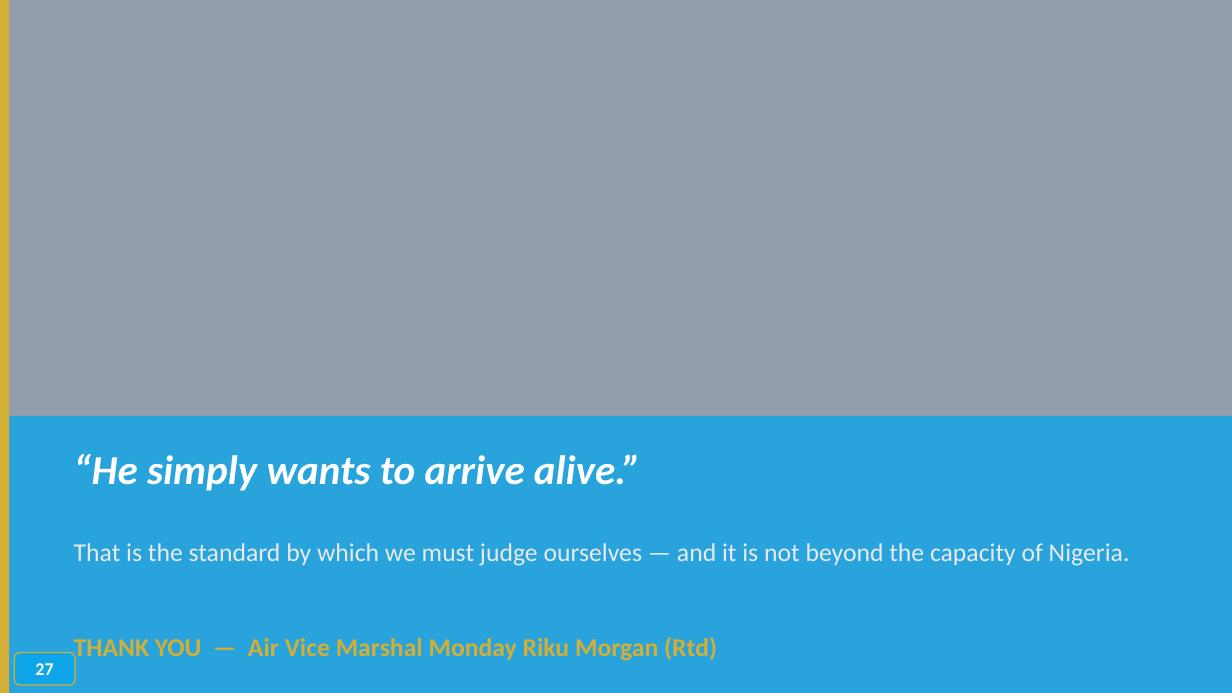
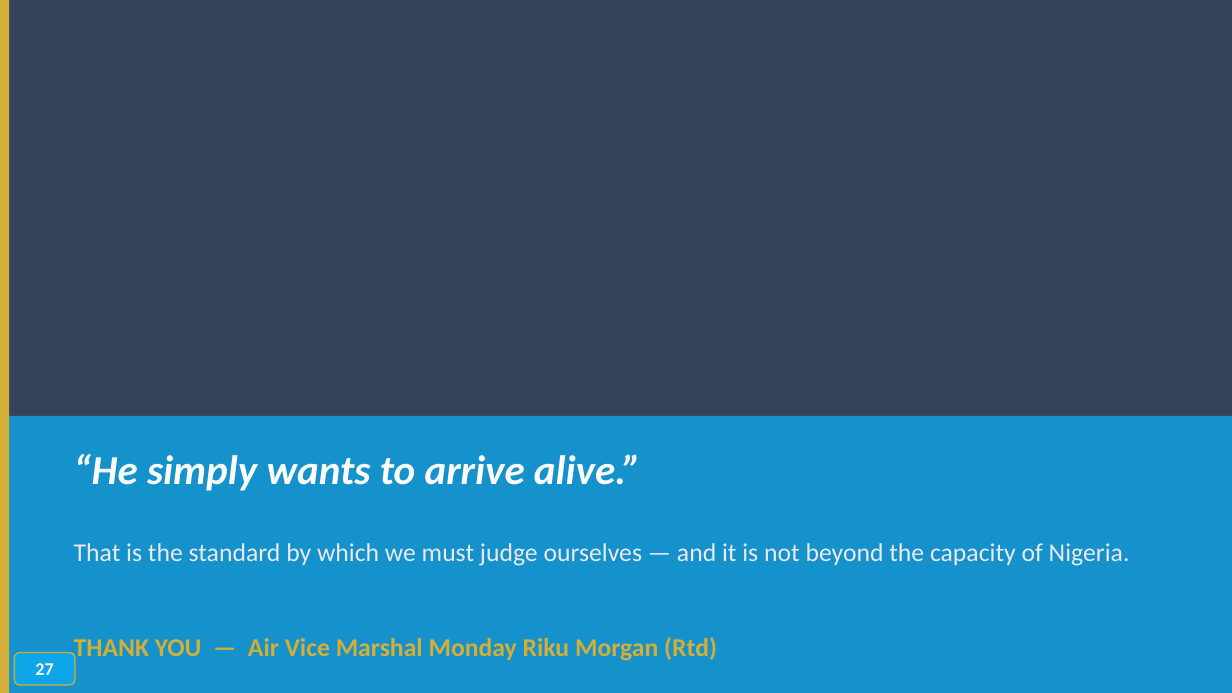
Before and after one commit to TOMDEGGS/BETONIQ-WEST-, a slide deck: slide 27 of avm_morgan_docs/AVM_MORGAN_SECURITY_KEYNOTE_30MIN_v3_WITH_REFERENCES.pptx. Drawn at 1232x693 pixels with LibreOffice and Linux fonts; fonts in the diff are those of the drawing; background and template pictures are left out. Boxes give left, top, right and bottom in pixels: in the first picture for what was removed or moved away, otherwise in the second. Text is boxed around its words. In the diff, an @@ line names an element or a change of style, - is before the commit and + after.

```diff
--- a/avm_morgan_docs/AVM_MORGAN_SECURITY_KEYNOTE_30MIN_v3_WITH_REFERENCES.pptx
+++ b/avm_morgan_docs/AVM_MORGAN_SECURITY_KEYNOTE_30MIN_v3_WITH_REFERENCES.pptx
@@ rectangle at box(0, 0, 1232, 693): fill #F0F7FF at 60% opacity to #F0F7FF at 18% opacity @@
```
Also in this commit, not shown: 3 other slides changed.
